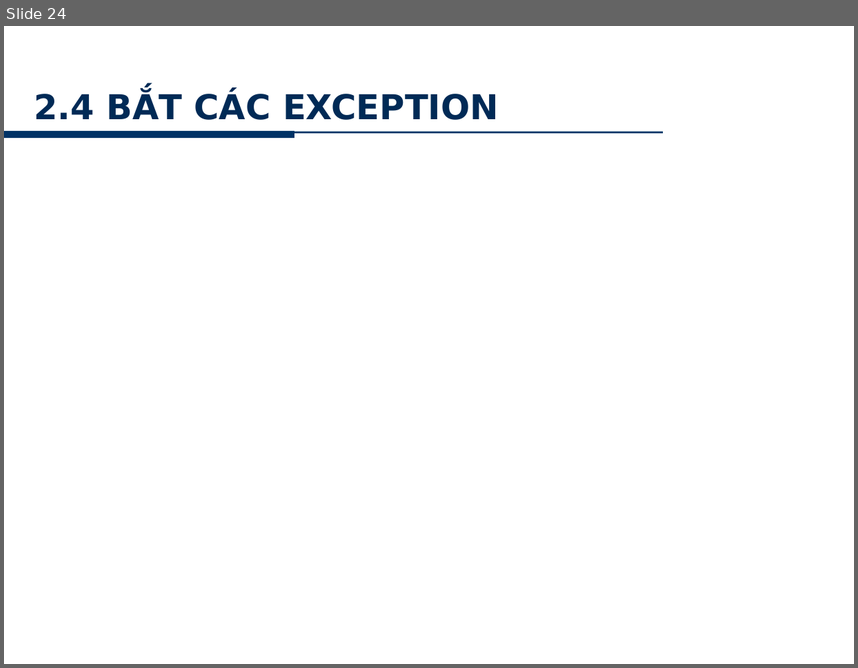
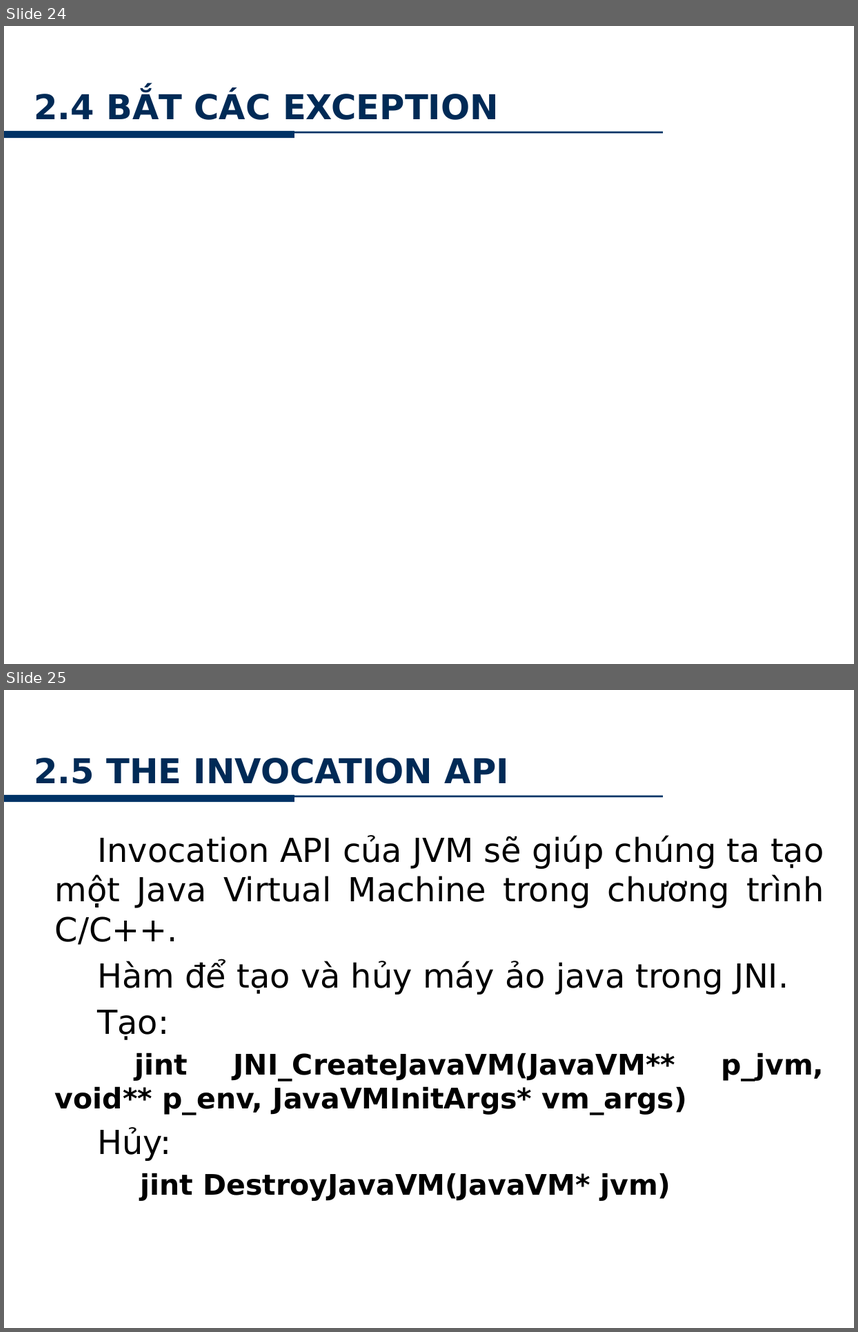
Before and after one commit to minhkhanh/UofS-Java, a slide deck: Seminar_JNI/Slide_00.pptx. Shown one above the other, each under a label of ours: slide 24 before the commit, slides 24 and 25 after it. The pictures are 858x668 and 858x1332 pixels, drawn with LibreOffice and Linux fonts; fonts in the diff are those of the drawing; background and template pictures are left out. Boxes give left, top, right and bottom in pixels: in the first picture for what was removed or moved away, otherwise in the second. Text is boxed around its words. In the diff, an @@ line names an element or a change of style, - is before the commit and + after.

```diff
--- a/Seminar_JNI/Slide_00.pptx
+++ b/Seminar_JNI/Slide_00.pptx
@@ slide 25 added at box(4, 690, 854, 1328), background picture (left out); not listed: 2 template elements that a slide beside it also shows @@
@@ text added at box(670, 704, 833, 726), 10 pt, text #FFFFFF @@
+www.hcmus.edu.vn
@@ title added at box(34, 758, 509, 784), 29 pt, text gradient #00152B to #002A56 to #002750, bold @@
+2.5 THE INVOCATION API
@@ text added at box(55, 835, 824, 1201), 28 pt, text #000000 @@
+Invocation API của JVM sẽ giúp chúng ta tạo một Java Virtual Machine trong chương trình C/C++.
+Hàm để tạo và hủy máy ảo java trong JNI.
+Tạo:
+jint JNI_CreateJavaVM(JavaVM** p_jvm, void** p_env, JavaVMInitArgs* vm_args)
+Hủy:
+jint DestroyJavaVM(JavaVM* jvm)
@@ page number added at box(323, 1292, 521, 1328), 20 pt, text #FFFFFF @@
+25
```
Also in this commit, not shown: 1 slide changed, 2 other slides added.
